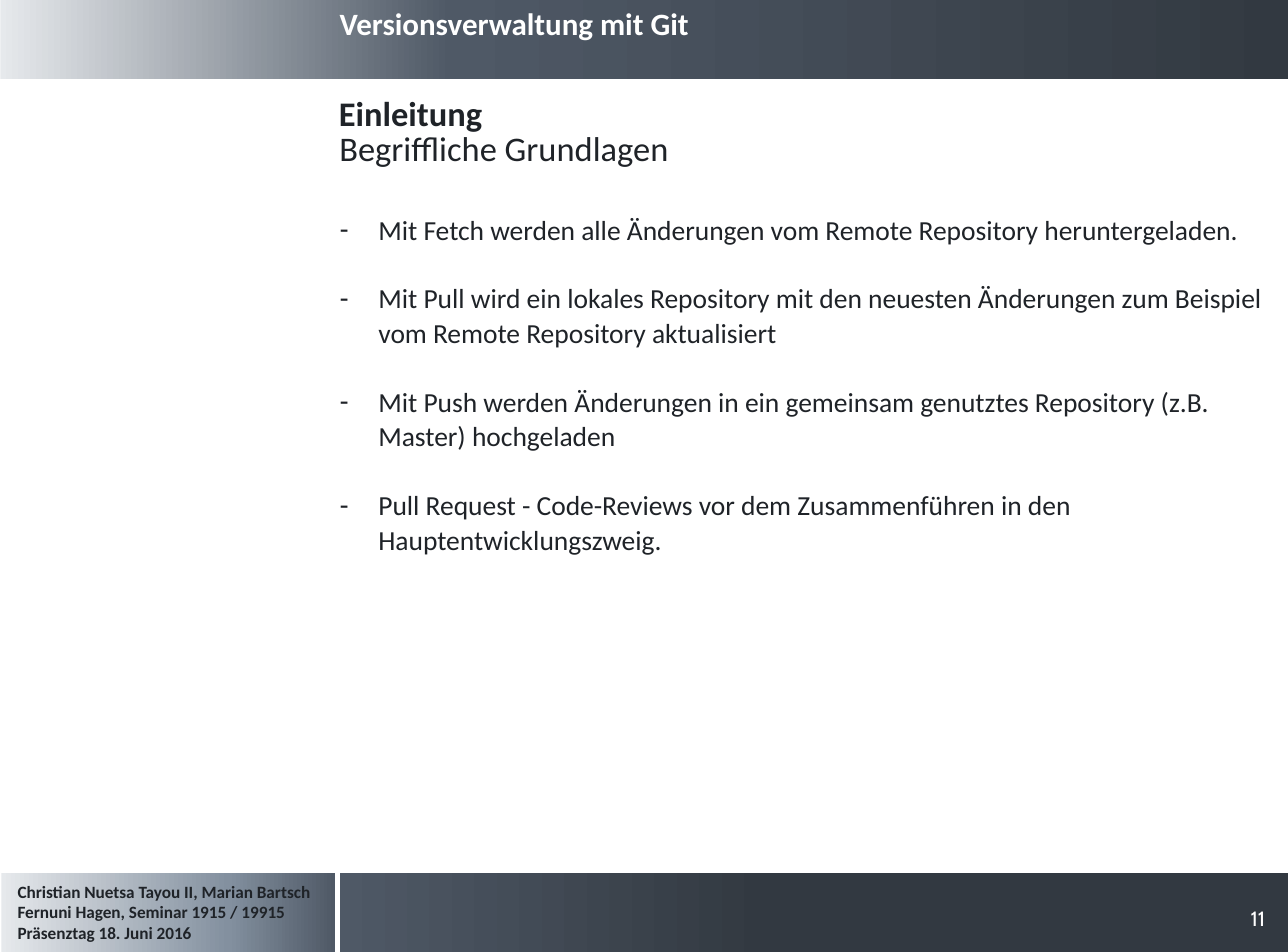
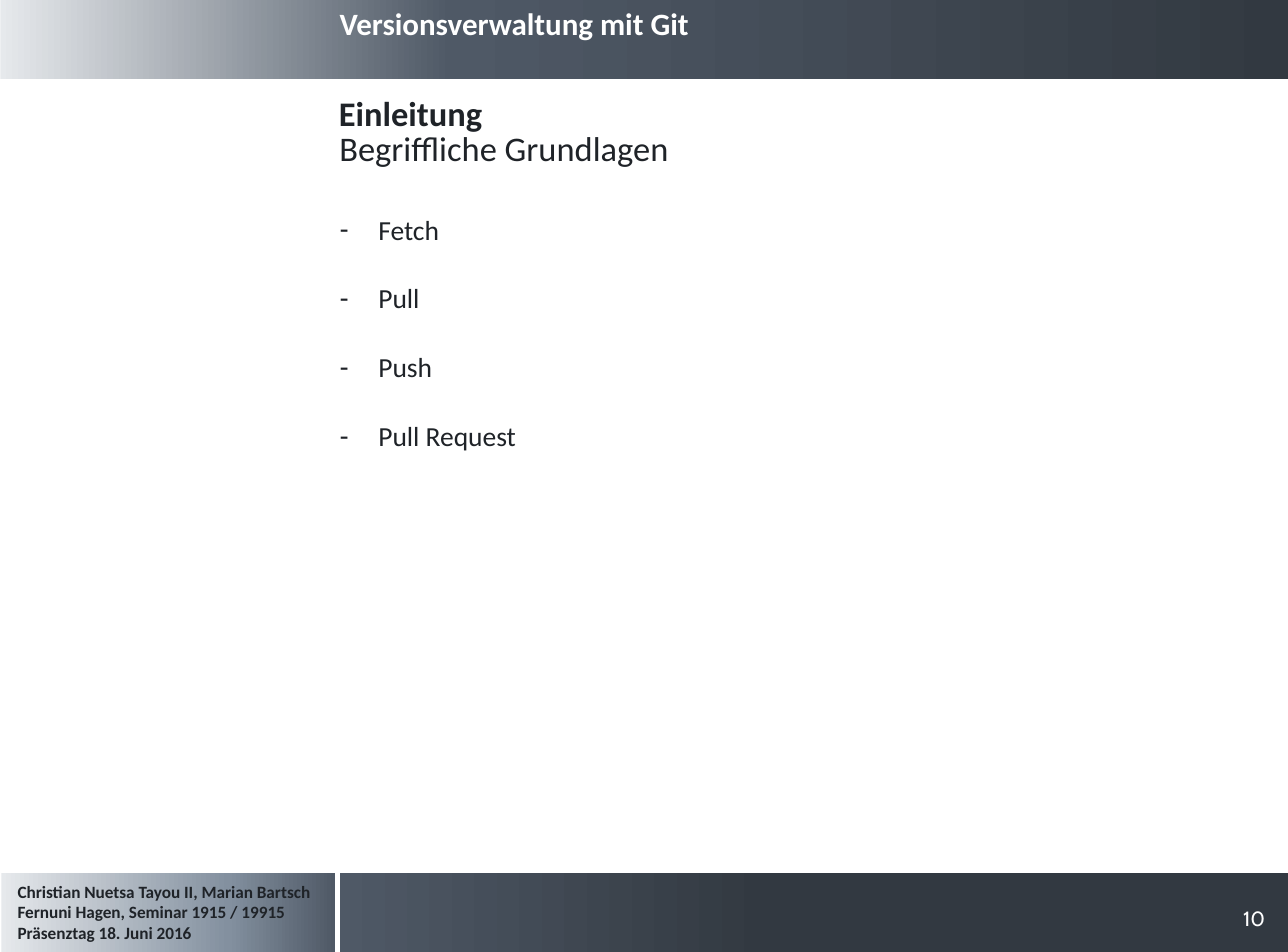
Before and after one commit to cristallin/git-project-seminar, a slide deck: slide 10 of Präsentation_Seminararbeit.pptx (slide 11 before the commit). Drawn at 1288x952 pixels with LibreOffice and Linux fonts; fonts in the diff are those of the drawing; background and template pictures are left out. Boxes give left, top, right and bottom in pixels: in the first picture for what was removed or moved away, otherwise in the second. Text is boxed around its words. In the diff, an @@ line names an element or a change of style, - is before the commit and + after.

Commit message:
Mergen der beiden Präsentationen und somit Erstellung einer gemeinsamen Präsentation die auf dem aktuellen Stand sein sollte.

```diff
--- a/Präsentation_Seminararbeit.pptx
+++ b/Präsentation_Seminararbeit.pptx
@@ text at box(378, 221, 516, 451): text changed @@
-– Mit Fetch werden alle Änderungen vom Remote Repository heruntergeladen.
-– Mit Pull wird ein lokales Repository mit den neuesten Änderungen zum Beispiel vom Remote Repository aktualisiert
-– Mit Push werden Änderungen in ein gemeinsam genutztes Repository (z.B. Master) hochgeladen
-– Pull Request - Code-Reviews vor dem Zusammenführen in den Hauptentwicklungszweig.
+– Fetch
+– Pull
+– Push
+– Pull Request
@@ page number at box(1243, 911, 1265, 927): text changed @@
-11
+10
```
Also in this commit, not shown: 12 other slides changed, 1 slide removed.
